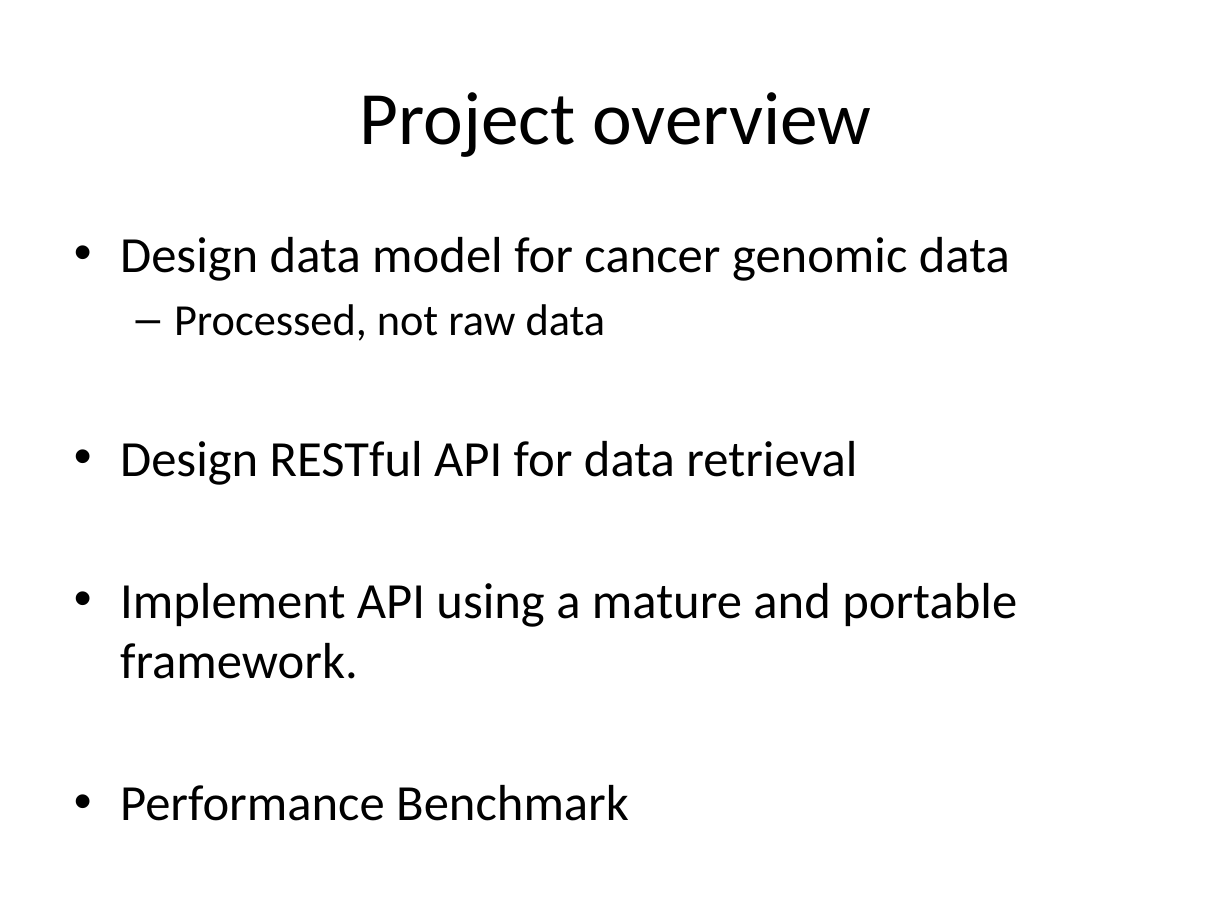
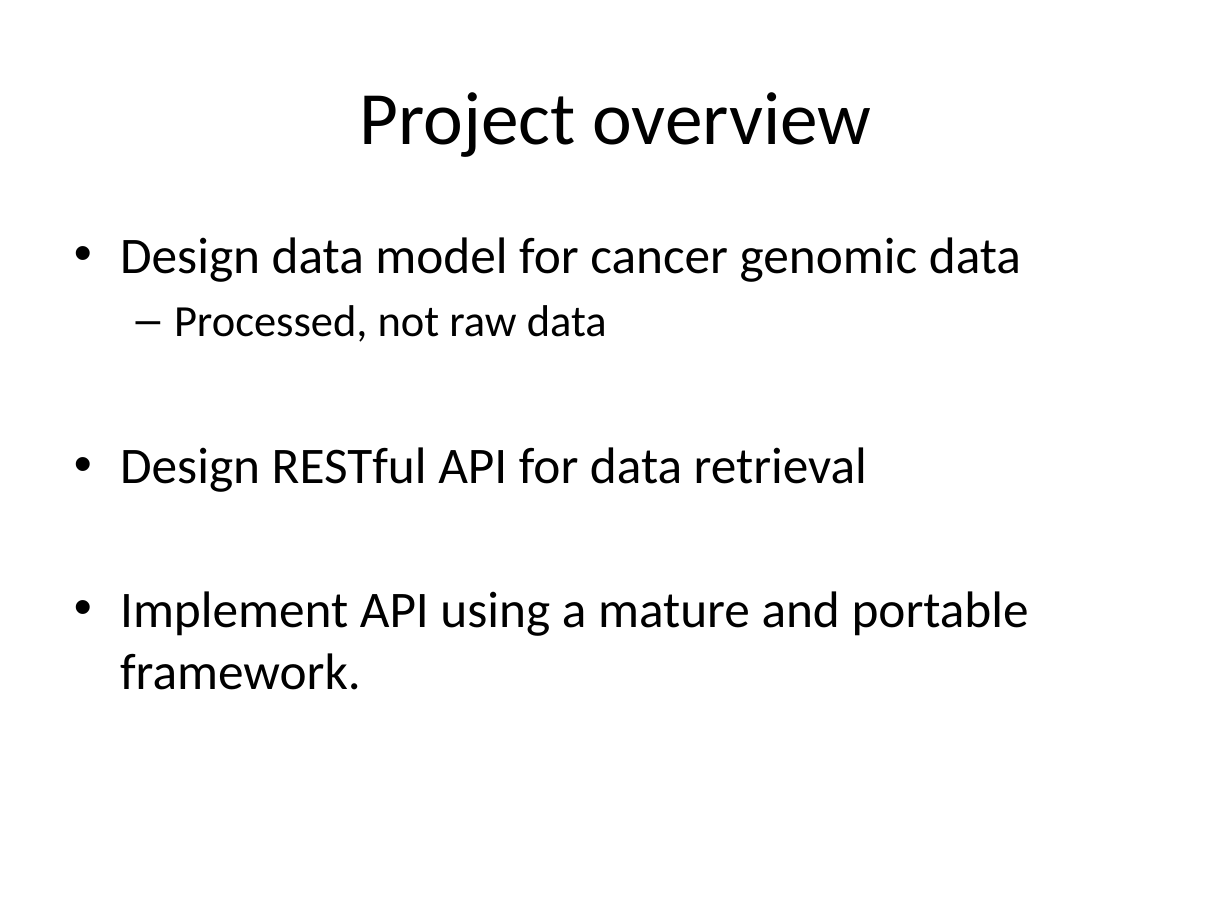
Before and after one commit to oncoblocks/gsoc-data-warehouse, a slide deck: slide 8 of docs/Gsoc_midterm_demo_070715.pptx (slide 7 before the commit). Drawn at 1232x924 pixels with LibreOffice and Linux fonts; fonts in the diff are those of the drawing. Boxes give left, top, right and bottom in pixels: in the first picture for what was removed or moved away, otherwise in the second. Text is boxed around its words. In the diff, an @@ line names an element or a change of style, - is before the commit and + after.

```diff
--- a/docs/Gsoc_midterm_demo_070715.pptx
+++ b/docs/Gsoc_midterm_demo_070715.pptx
@@ text "Design data model for cancer ..." at (120,237,1029,690): size 29.6 to 30 pt in "Design data model for cancer genomic data", "Design RESTful API for data retrieval", "Implement API using a mature and portable ..."; size 25.9 to 26 pt in "Processed, not raw data" @@
@@ text at (120,785,629,821): paragraph removed @@
-• Performance Benchmark
```
Also in this commit, not shown: 3 other slides changed, 7 slides added, 2 other files.
